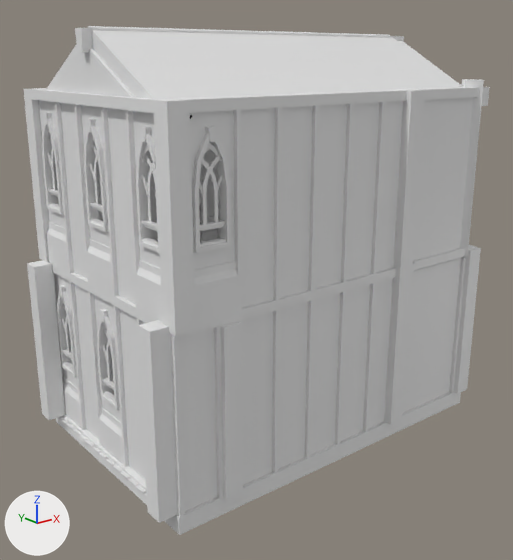
Two versions of the glTF model maps/lyllian/meshes/scruffy_house.glb, one commit apart.
One viewpoint serves both versions: a camera (50 mm lens) standing at (-7.07, -14.22, 4.37) and looking at (2.8, -1.89, -0.56). The lights are fixed; the arrows at lower left show +X, +Y and +Z. The first picture is the older version. Objects named as collision shapes, trigger or cutter boxes, shadow casters or lower levels of detail are left out. Where no turn or scale is listed for an object, it has been applied to the vertices.

The older version as bpy lines, for what is in view:
```python
ob_column_048 = bpy.data.objects.new('Column.048', me_cube_010)
ob_column_048.location = (-1.16, -4.56, -1.89)
ob_column_048.rotation_euler = (0.0, 0.0, 1.571)  # degrees (0, 0, 90)
ob_column_050 = bpy.data.objects.new('Column.050', me_cube_010)
ob_column_050.location = (-1.16, 0.72, -1.89)
ob_column_050.rotation_euler = (0.0, 0.0, -1.571)  # degrees (0, 0, -90)
ob_column_053 = bpy.data.objects.new('Column.053', me_cube_013)
ob_column_053.location = (-1.39, 0.49, -1.89)
ob_column_054 = bpy.data.objects.new('Column.054', me_cube_013)
ob_column_054.location = (-1.39, -4.37, -1.89)
ob_floor_004 = bpy.data.objects.new('Floor.004', me_cube_030)
ob_floor_004.location = (2.94, 0.47, -3.72)
ob_floor_004.scale = (1.42, 1.0, 1.0)
ob_wallpiece_021 = bpy.data.objects.new('WallPiece.021', me_cube_012)
ob_wallpiece_021.location = (1.54, -4.54, 2.6)
ob_wallpiece_021.rotation_euler = (0.0, 0.0, 1.571)  # degrees (0, 0, 90)
# also in view: 'Column.047' at (-0.27, -4.46, -1.89); 'Column.002' at (-0.99, -0.57, 1.8); 'Column.012' at (2.87, -4.46, 1.8); 'WallPiece.063' at (-1.04, -1.01, -1.22); 'Column.043' at (6.9, -4.43, 1.91)
```
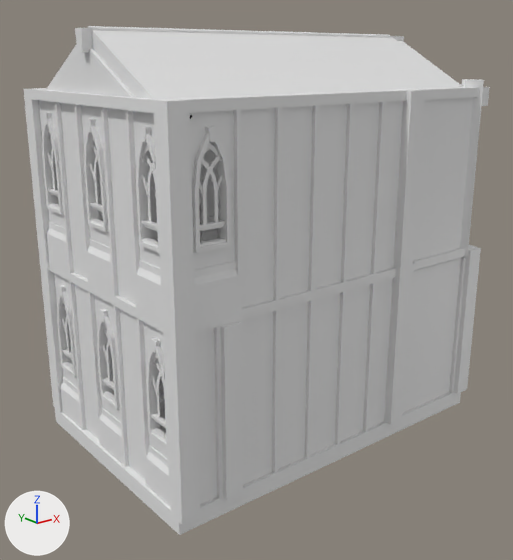
Changed parts and their boxes (x1, y1, x2, y2) in the pictures (513 x 560 px):
'Column.054', moved
    before: (138, 320, 178, 523)
    after: (163, 329, 201, 525)
'Column.053', moved
    before: (27, 260, 65, 420)
    after: (39, 259, 72, 412)
'Column.048', deleted
    before: (171, 337, 184, 517)
'Floor.004', moved, rescaled (mostly hidden)
    before: (58, 416, 147, 498)
    after: (159, 381, 166, 433)
'Column.050', deleted (mostly hidden)
    before: (53, 273, 57, 313)
'WindowPiece.005', unchanged, uncovered by the edit
    after: (143, 322, 170, 506)

The change in detail:
Object 'Floor.004' (ob_floor_004) moves from (2.94, 0.47, -3.72) to (3.01, 0.47, -3.72).
Object 'Floor.004' (ob_floor_004) is rescaled from (1.42, 1.0, 1.0) to (1.39, 1.0, 1.0).
Object 'Column.048' (ob_column_048) is deleted.
Object 'Column.050' (ob_column_050) is deleted.
Object 'Column.053' (ob_column_053) moves from (-1.39, 0.49, -1.89) to (-1.03, 0.69, -1.89).
Object 'Column.054' (ob_column_054) moves from (-1.39, -4.37, -1.89) to (-1.03, -4.57, -1.98).
